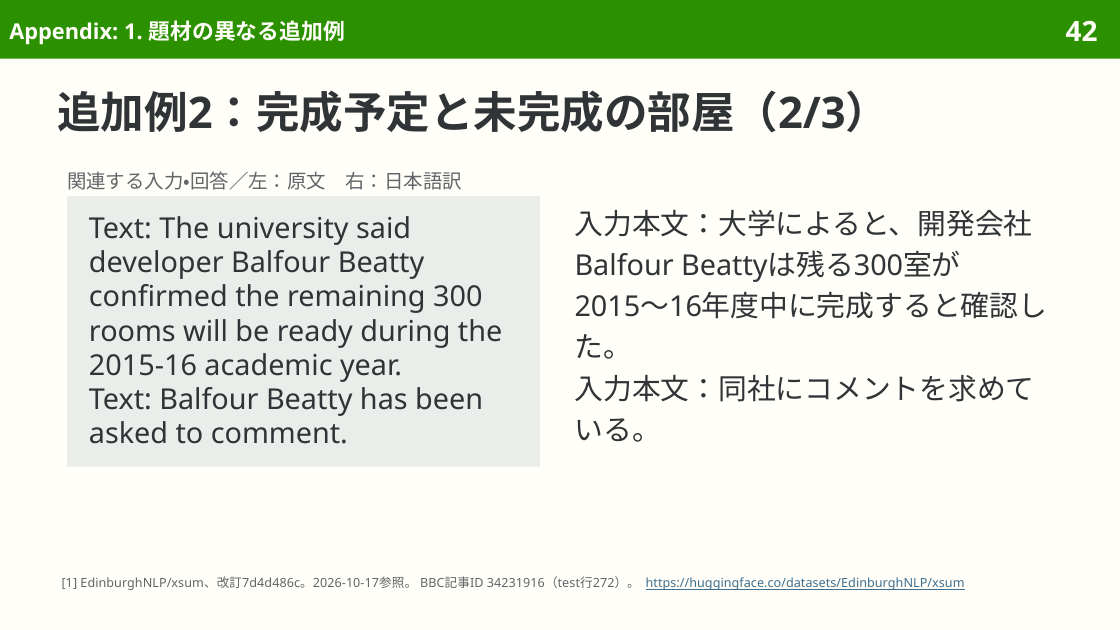
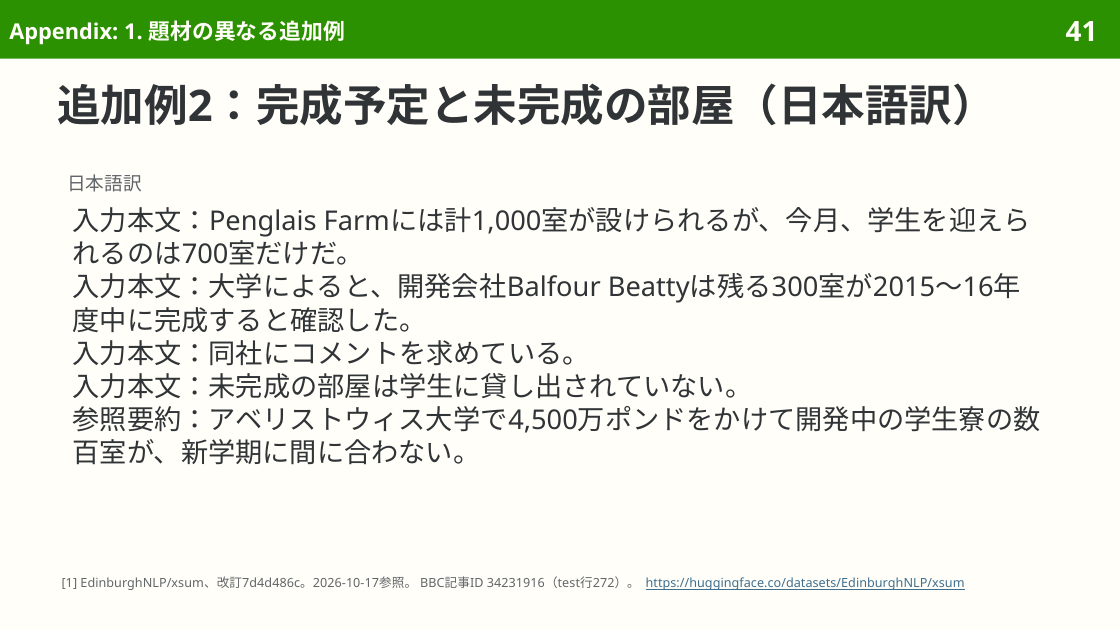
Before and after one commit to sasakiy84/datasets-in-10-minutes, a slide deck: slide 41 of slides/datasets-in-10-minutes-xsum.pptx (slide 42 before the commit). Drawn at 1120x630 pixels with LibreOffice and Linux fonts; fonts in the diff are those of the drawing. Boxes give left, top, right and bottom in pixels: in the first picture for what was removed or moved away, otherwise in the second. Text is boxed around its words. In the diff, an @@ line names an element or a change of style, - is before the commit and + after.

```diff
--- a/slides/datasets-in-10-minutes-xsum.pptx
+++ b/slides/datasets-in-10-minutes-xsum.pptx
@@ page number at box(1066, 21, 1098, 41): text changed @@
-42
+41
@@ title at box(57, 83, 995, 125): text changed @@
-追加例2：完成予定と未完成の部屋（2/3）
+追加例2：完成予定と未完成の部屋（日本語訳）
@@ text removed at box(67, 171, 463, 190) @@
-関連する入力・回答／左：原文 右：日本語訳
@@ text added at box(67, 174, 142, 192), 12 pt, text #626669 @@
+日本語訳
@@ rectangle removed at box(67, 196, 540, 467) @@
-Text: The university said developer Balfour Beatty confirmed the remaining 300 rooms will be ready during the 2015-16 academic year.
-Text: Balfour Beatty has been asked to comment.
@@ text at box(73, 207, 1031, 265): paragraph added @@
+入力本文：Penglais Farmには計1,000室が設けられるが、今月、学生を迎えられるのは700室だけだ。
@@ text "入力本文：Penglais Farmには計1,000室が設けられるが、今月、学生を迎えられるのは700室だけだ。": place and size @@
-text "入力本文：Penglais Farmには計1,000室が設けられるが、今月、学生を迎えられるのは700室だけだ。" at box(575, 210, 1048, 442)
+text "入力本文：Penglais Farmには計1,000室が設けられるが、今月、学生を迎えられるのは700室だけだ。" at box(73, 207, 1041, 465)
@@ text at box(73, 273, 1021, 366): size 18.5 to 17.5 pt in "入力本文：大学によると、開発会社Balfour Beattyは残る300室が2015〜16年度中に完成すると確認した。", "入力本文：同社にコメントを求めている。"; line spacing 1.19 to 21.4pt @@
@@ text at box(73, 373, 1041, 465): paragraphs added @@
+入力本文：未完成の部屋は学生に貸し出されていない。
+参照要約：アベリストウィス大学で4,500万ポンドをかけて開発中の学生寮の数百室が、新学期に間に合わない。
```
Also in this commit, not shown: 25 other slides changed, 9 slides removed, 9 other files.
